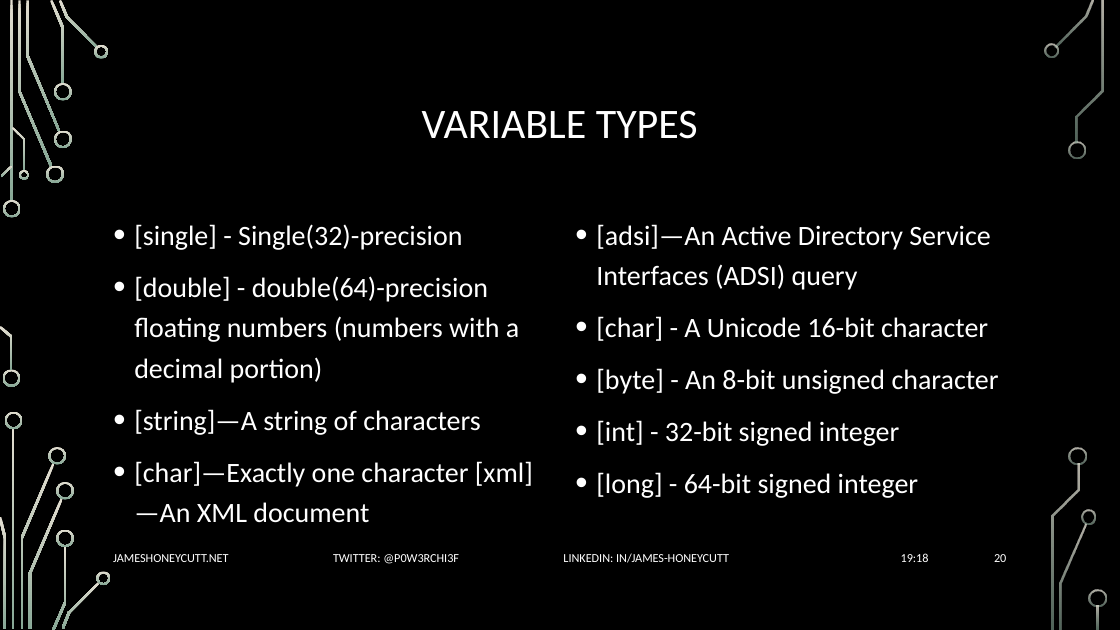
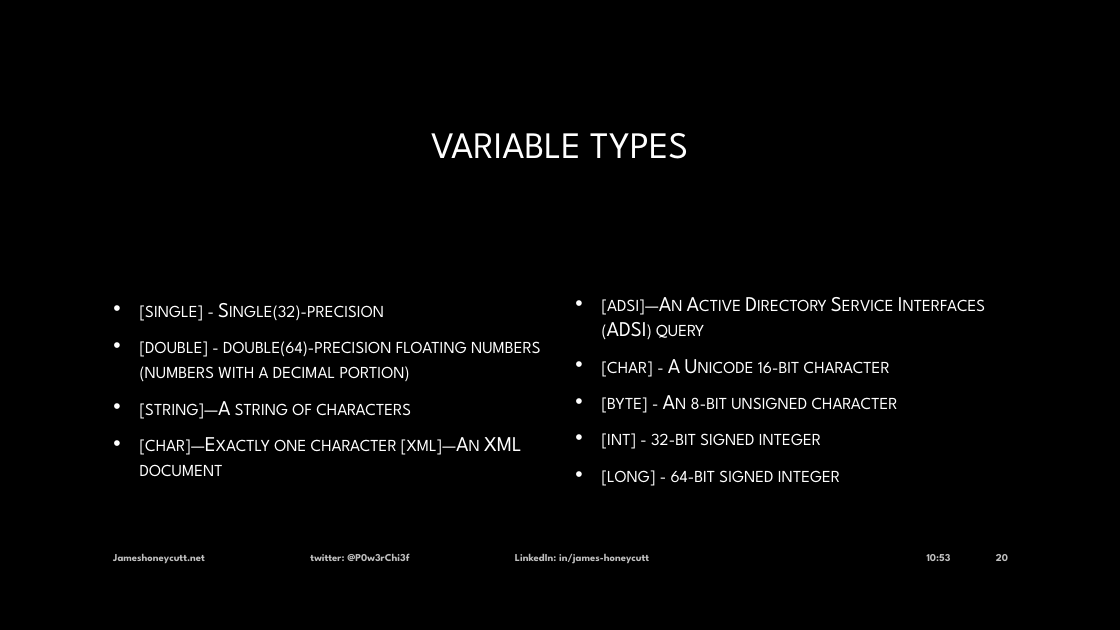
Before and after one commit to P0w3rChi3f/PowerShell-Crash-Course, a slide deck: slide 20 of Docs/PowerShell Crash Course.pptx. Drawn at 1120x630 pixels with LibreOffice and Linux fonts; fonts in the diff are those of the drawing; background and template pictures are left out. Boxes give left, top, right and bottom in pixels: in the first picture for what was removed or moved away, otherwise in the second. Text is boxed around its words. In the diff, an @@ line names an element or a change of style, - is before the commit and + after.

```diff
--- a/Docs/PowerShell Crash Course.pptx
+++ b/Docs/PowerShell Crash Course.pptx
@@ title "VARIABLE TYPES" at <box>431,133,688,159</box>: size 36 to 32 pt, font Calibri to League Spartan, text colour #FFFFFF to gradient #FFFFFF to #A6A6A6; line spacing 0.9 to 1 @@
@@ text "[single] - Single(32)-precision" at <box>140,305,541,476</box>: size 24 to 18 pt, font Calibri to League Spartan, text colour #FFFFFF to gradient #FFFFFF to #BFBFBF, small capitals on; indent changed; line spacing 1.2 to 1; vertical alignment top to middle @@
@@ text "[single] - Single(32)-precision": place and size @@
-text "[single] - Single(32)-precision" at <box>134,224,533,523</box>
+text "[single] - Single(32)-precision" at <box>140,305,541,476</box>
@@ text "[adsi]—An Active Directory Service Interfaces ...": place and size @@
-text "[adsi]—An Active Directory Service Interfaces ..." at <box>596,224,999,498</box>
+text "[adsi]—An Active Directory Service Interfaces ..." at <box>602,299,898,486</box>
@@ text "[adsi]—An Active Directory Service Interfaces ..." at <box>602,299,898,486</box>: size 24 to 18 pt, font Calibri to League Spartan, text colour #FFFFFF to gradient #FFFFFF to #BFBFBF, small capitals on; indent changed; line spacing 1.2 to 1; vertical alignment top to middle @@
@@ text at <box>113,553,649,564</box>: text changed; size 10.5 to 9 pt; font Calibri to League Spartan; text colour #FFFFFF to #BFBFBF; bold on @@
-JAMESHONEYCUTT.NET TWITTER: @P0W3RCHI3F LINKEDIN: IN/JAMES-HONEYCUTT
+Jameshoneycutt.net twitter: @P0w3rChi3f LinkedIn: in/james-honeycutt
@@ text at <box>927,554,951,561</box>: text changed; size 10.5 to 9 pt; font Calibri to League Spartan; text colour #FFFFFF to #BFBFBF; bold on @@
-19:18
+10:53
@@ page number at <box>996,554,1008,561</box>: size 10.5 to 9 pt, font Calibri to League Spartan, text colour #FFFFFF to #BFBFBF, bold on @@
@@ group removed at <box>0,0,1107,630</box>: 33 freeform shapes, 3 rectangles @@
```
Also in this commit, not shown: 72 other slides changed, 13 other files.
